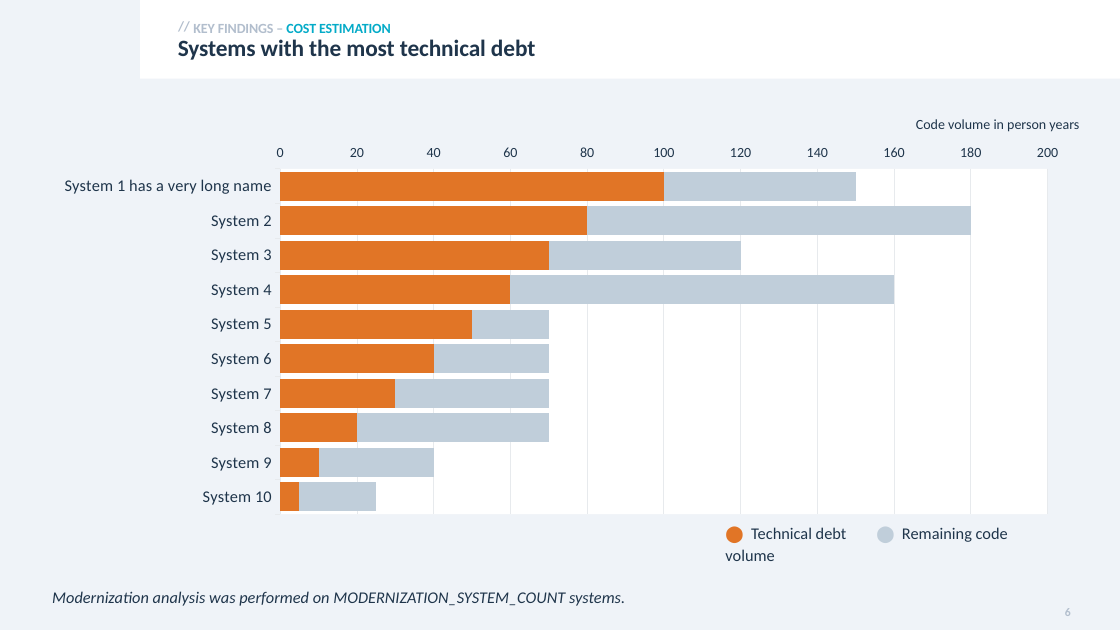
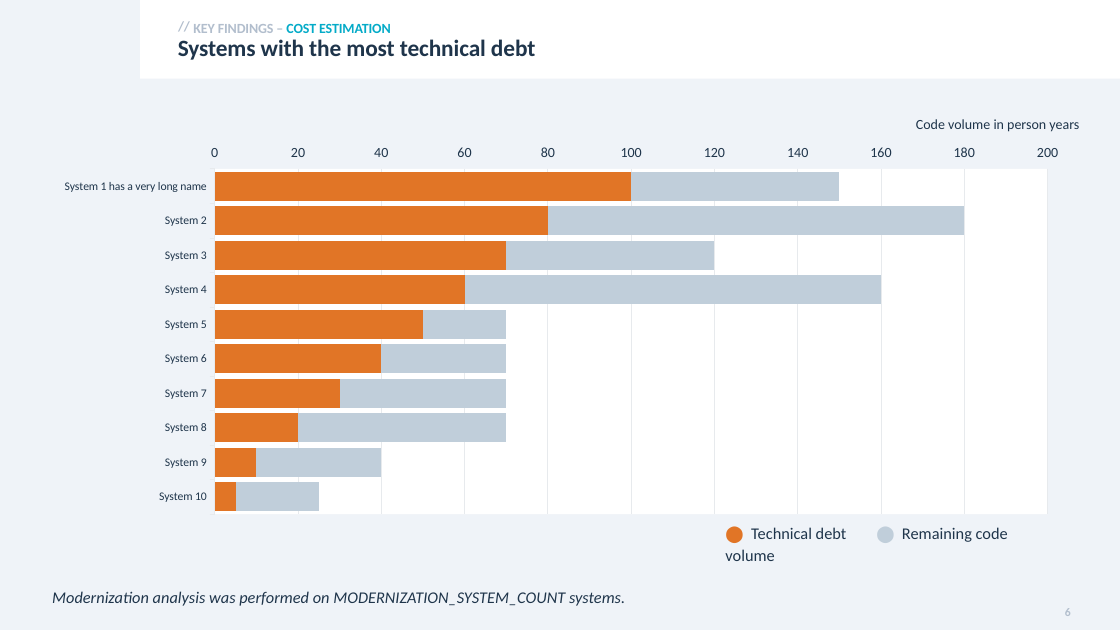
Before and after one commit to mardibiase/sigrid-integrations, a slide deck: slide 6 of report-generator/src/report_generator/presets/templates/modernization.pptx. Drawn at 1120x630 pixels with LibreOffice and Linux fonts; fonts in the diff are those of the drawing. Boxes give left, top, right and bottom in pixels: in the first picture for what was removed or moved away, otherwise in the second. Text is boxed around its words. In the diff, an @@ line names an element or a change of style, - is before the commit and + after.

```diff
--- a/report-generator/src/report_generator/presets/templates/modernization.pptx
+++ b/report-generator/src/report_generator/presets/templates/modernization.pptx
@@ bar stacked chart at (44,136,1079,522) @@
@@ category axis changed @@
```
Also in this commit, not shown: 1 other slide changed, 2 other files.
